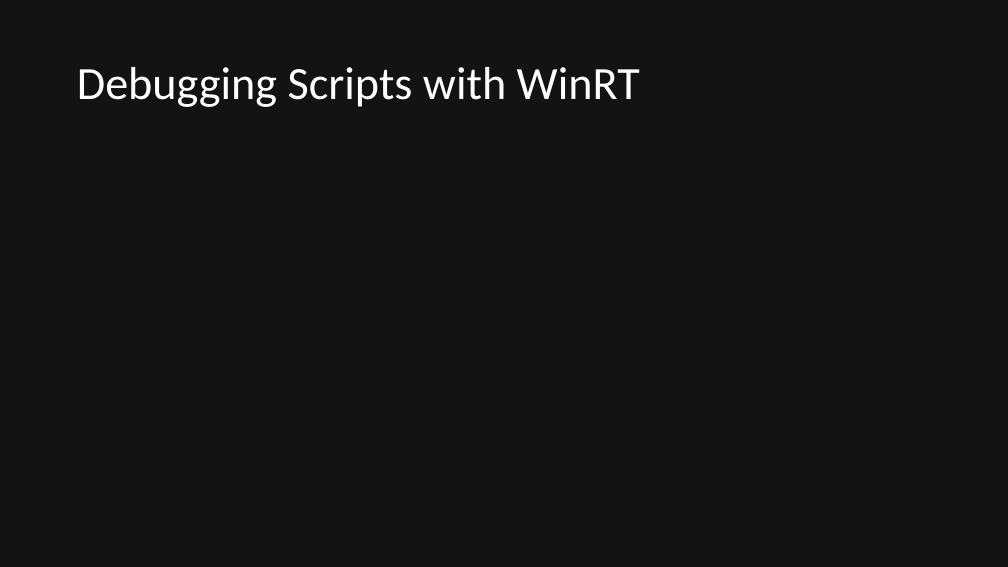
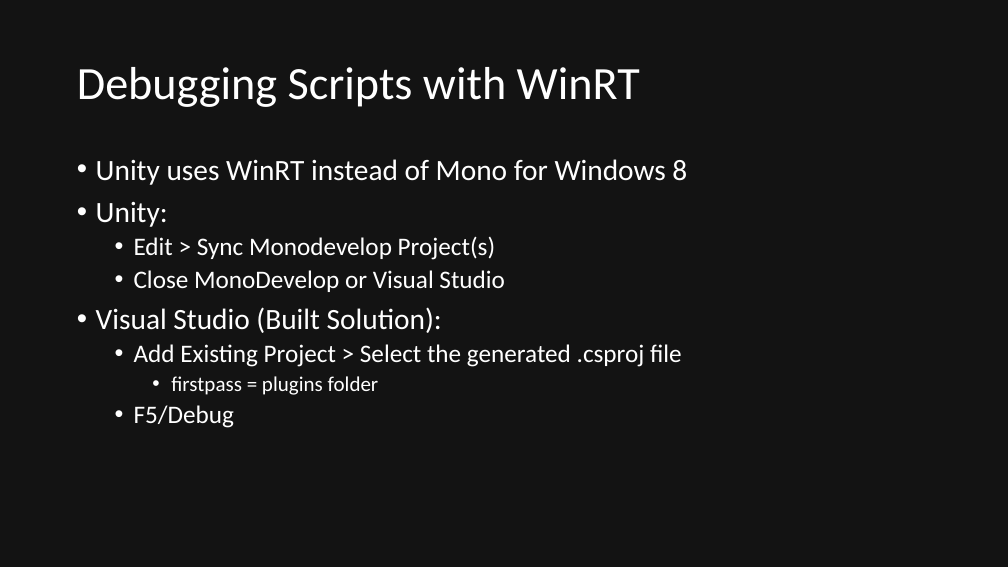
Before and after one commit to quandtm/UnitySTWorkshop, a slide deck: slide 30 of ST_Unity_101.pptx. Drawn at 1008x567 pixels with LibreOffice and Linux fonts; fonts in the diff are those of the drawing. Boxes give left, top, right and bottom in pixels: in the first picture for what was removed or moved away, otherwise in the second. Text is boxed around its words. In the diff, an @@ line names an element or a change of style, - is before the commit and + after.

```diff
--- a/ST_Unity_101.pptx
+++ b/ST_Unity_101.pptx
@@ text added at [96, 159, 687, 428], 24 pt, text #FFFFFF @@
+• Unity uses WinRT instead of Mono for Windows 8
+• Unity:
+  • Edit > Sync Monodevelop Project(s)
+  • Close MonoDevelop or Visual Studio
+• Visual Studio (Built Solution):
+  • Add Existing Project > Select the generated .csproj file
+    • firstpass = plugins folder
+  • F5/Debug
```
Also in this commit, not shown: 4 other slides changed, 2 slides added, 1 slide removed.
